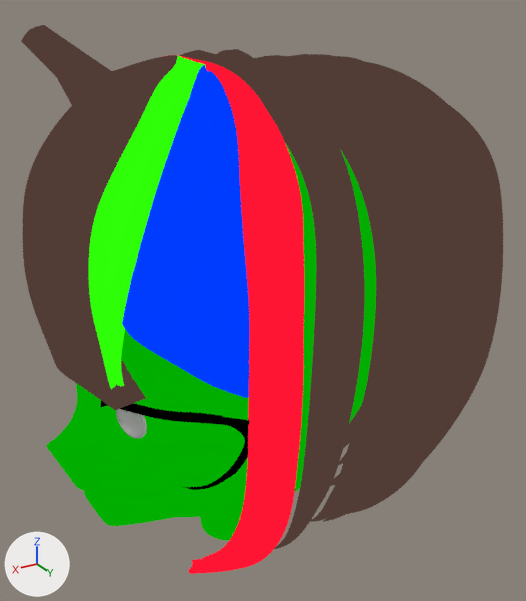
Before and after pictures for a commit that changed the Blender file 3D_Daiko.blend.
The view is the same before and after, from a 50 mm camera at (0.15, 0.477, 0.417) aimed at (-0.135, 0.002, 0.18). Arrows for +X, +Y and +Z are at lower left; the lights stay in place.
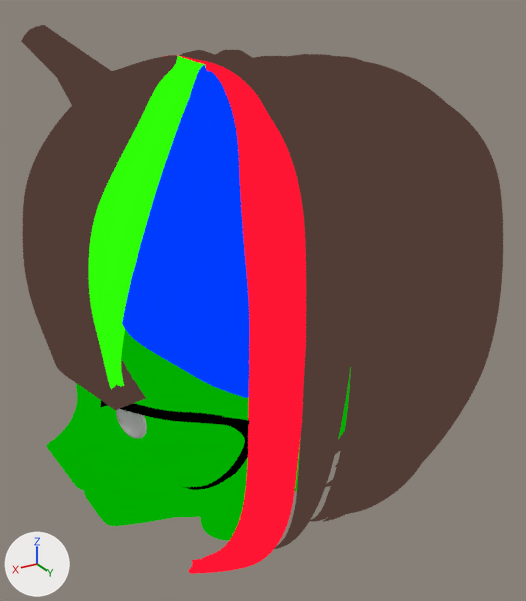
Boxes (x1, y1, x2, y2) around the edits, measured in the pictures (526 x 601 px; the box of a moved part takes in the faces that stretch with it):
'NurbsPath.005', reshaped (11% narrower): before (216, 49, 429, 522); after (215, 50, 405, 522)
'Plane.006', reshaped: before (163, 55, 305, 574); after (163, 55, 306, 574)
'NurbsPath.002', reshaped: before (179, 50, 365, 549); after (179, 50, 355, 549)
part 1 of me_plane_007, moved or reshaped: before (287, 211, 305, 363); after (287, 211, 306, 363)
'NurbsPath.003', unchanged, uncovered by the edit: before (323, 205, 436, 522); after (323, 115, 436, 522)

What changed in the scene script:
```text
Change me_plane_007:
    where me_plane_007.from_pydata(...)  # 270 vertices, 212 faces; spans x -0.036..0.027, y -0.061..0.209, z 0.001..0.377
    used by ob_plane_006; location = (-0.053, -0.074, -0.0022)
    me_plane_007 part 1
    me_plane_007.vertices[137].co: (-0.034, 0.205, 0.257) -> (-0.035, 0.206, 0.257)
    me_plane_007.vertices[155].co: (-0.033, 0.208, 0.217) -> (-0.033, 0.21, 0.218)
    me_plane_007.vertices[176].co: (-0.034, 0.203, 0.277) -> (-0.036, 0.203, 0.277)
Change cu_nurbspath_002:
    remove _sp.points.foreach_set('co', [-2.59, 0.366, -0.58, 1.0, -2.511, 0.448, -0.46, 1.0, -2.128, 0.522, -0.365, 1.0, -1.898, 0.571, -0.359, 1.0, -1.667, 0.625, -0.335, 1.0, -0.787, 0.659, -0.251, 1.0, 0.0314, 0.612, -0.143, 1.0, 0.825, 0.55, -0.111, 1.0, 1.312, 0.309, -0.123, 1.0, 1.564, -0.172, -0.0414, 1.0, 1.701, -0.408, 0.029, 1.0, 1.795, -0.675, 0.0894, 1.0, 1.739, -1.082, 0.176, 1.0])
    remove _sp.points.foreach_set('radius', [0.0058, 0.0799, 0.15, 0.183, 0.24, 0.31, 0.344, 0.247, 0.284, 0.292, 0.195, 0.232, 0.168])
    _sp: cu_nurbspath_002.splines.new('NURBS'); _sp.points.add(12) -> cu_nurbspath_002.splines.new('NURBS'); _sp.points.add(13)
    add _sp.points.foreach_set('co', [-2.59, 0.366, -0.58, 1.0, -2.511, 0.448, -0.46, 1.0, -2.128, 0.522, -0.365, 1.0, -1.898, 0.546, -0.352, 1.0, -1.667, 0.548, -0.313, 1.0, -0.787, 0.55, -0.221, 1.0, 0.0314, 0.518, -0.166, 1.0, 0.428, 0.484, -0.173, 1.0, 0.825, 0.449, -0.168, 1.0, 1.312, 0.303, -0.145, 1.0, 1.564, -0.172, -0.0414, 1.0, 1.701, -0.408, 0.029, 1.0, 1.795, -0.675, 0.0894, 1.0, 1.739, -1.082, 0.176, 1.0])
    add _sp.points.foreach_set('radius', [0.0058, 0.0799, 0.15, 0.183, 0.24, 0.31, 0.344, 0.301, 0.274, 0.284, 0.292, 0.195, 0.232, 0.168])
Change cu_nurbspath_003:
    remove _sp.points.foreach_set('co', [-2.736, 0.863, -0.402, 1.0, -2.64, 0.966, -0.277, 1.0, -2.434, 0.94, -0.157, 1.0, -2.161, 1.089, -0.0635, 1.0, -1.652, 1.104, 0.055, 1.0, -1.094, 1.227, 0.18, 1.0, -0.588, 1.158, 0.293, 1.0, -0.0877, 1.126, 0.354, 1.0, 1.2, 0.99, 0.422, 1.0, 1.821, 0.0634, 0.144, 1.0, 2.033, -0.533, -0.0762, 1.0, 1.939, -0.979, -0.177, 1.0])
    remove _sp.points.foreach_set('radius', [0.00249, 0.0829, 0.142, 0.163, 0.278, 0.291, 0.333, 0.318, 0.434, 0.312, 0.251, 0.167])
    _sp: cu_nurbspath_003.splines.new('NURBS'); _sp.points.add(11) -> cu_nurbspath_003.splines.new('NURBS'); _sp.points.add(12)
    add _sp.points.foreach_set('co', [-2.736, 0.863, -0.402, 1.0, -2.64, 0.966, -0.277, 1.0, -2.434, 0.94, -0.157, 1.0, -2.161, 0.977, -0.0675, 1.0, -1.652, 1.035, 0.0526, 1.0, -1.094, 0.986, 0.154, 1.0, -0.588, 0.939, 0.188, 1.0, -0.0877, 1.009, 0.176, 1.0, 0.561, 0.854, 0.207, 1.0, 1.2, 0.764, 0.205, 1.0, 1.821, 0.0634, 0.144, 1.0, 2.033, -0.533, -0.0762, 1.0, 1.939, -0.979, -0.177, 1.0])
    add _sp.points.foreach_set('radius', [0.00249, 0.0829, 0.142, 0.163, 0.278, 0.291, 0.333, 0.318, 0.376, 0.391, 0.312, 0.251, 0.167])
```
